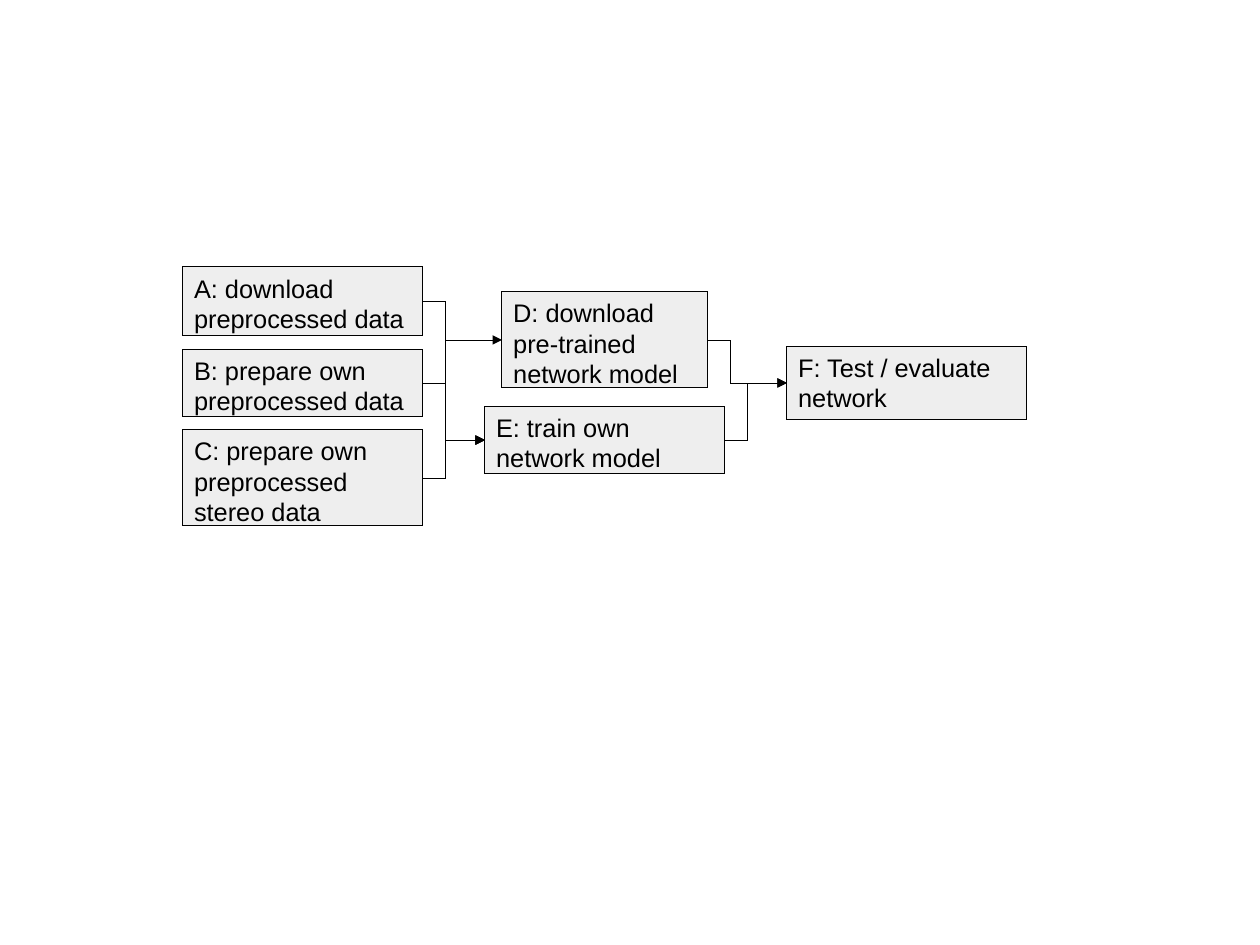
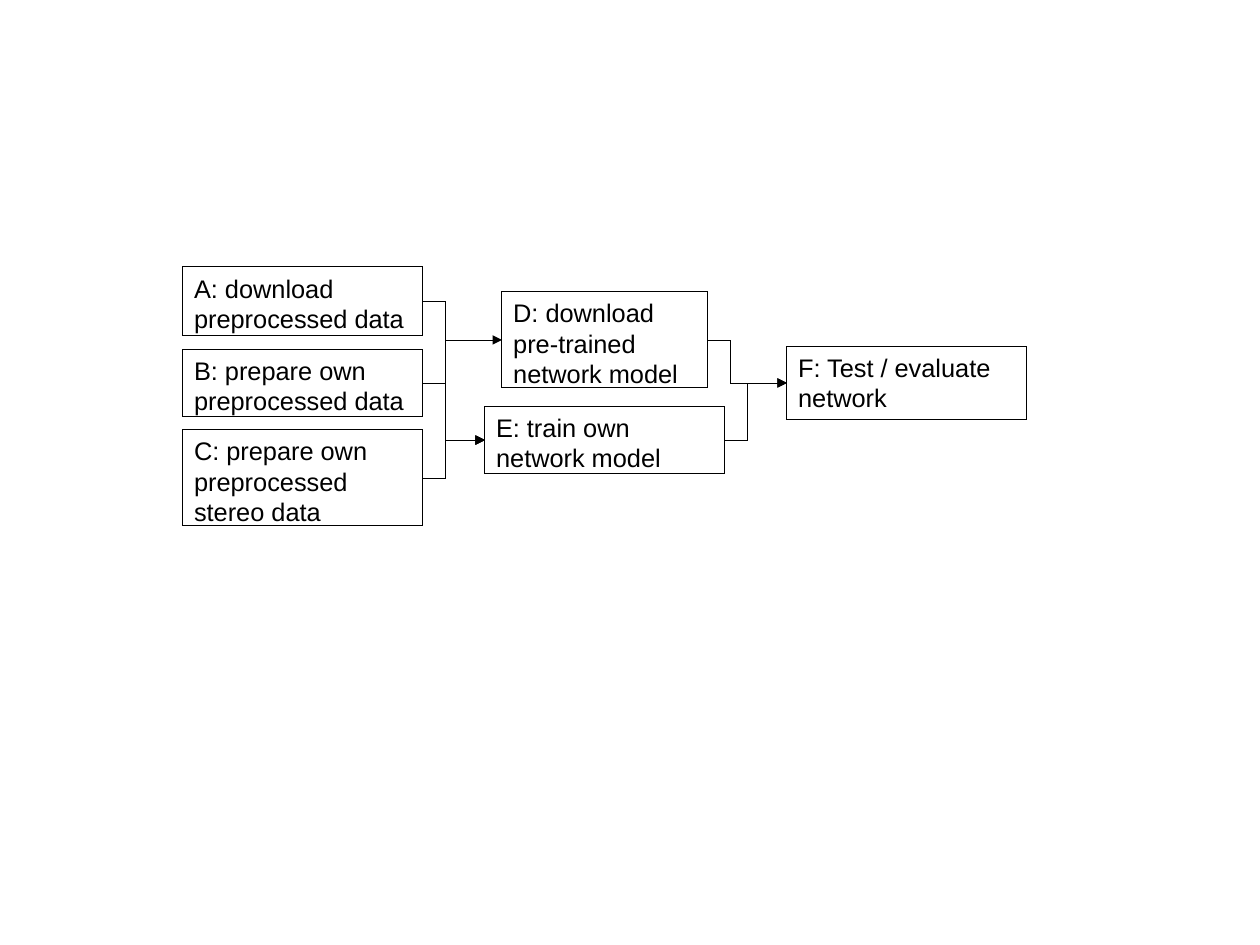
Before and after one commit to kjgonzalez/codefiles, a slide deck: slide 1 of k_thesis/01_latex_thesis/media/fpnet_paths.odp. Drawn at 1260x945 pixels with LibreOffice and Linux fonts; fonts in the diff are those of the drawing. Boxes give left, top, right and bottom in pixels: in the first picture for what was removed or moved away, otherwise in the second. Text is boxed around its words. In the diff, an @@ line names an element or a change of style, - is before the commit and + after.

```diff
--- a/k_thesis/01_latex_thesis/media/fpnet_paths.odp
+++ b/k_thesis/01_latex_thesis/media/fpnet_paths.odp
@@ fill #EEEEEE to #FFFFFF in 6 elements at <box>183,268,423,336</box>, <box>183,349,423,416</box>, <box>183,430,423,526</box>, <box>502,292,708,388</box>, <box>485,406,725,473</box>, <box>788,346,1028,420</box> @@
```
Also in this commit, not shown: 1 other file.
